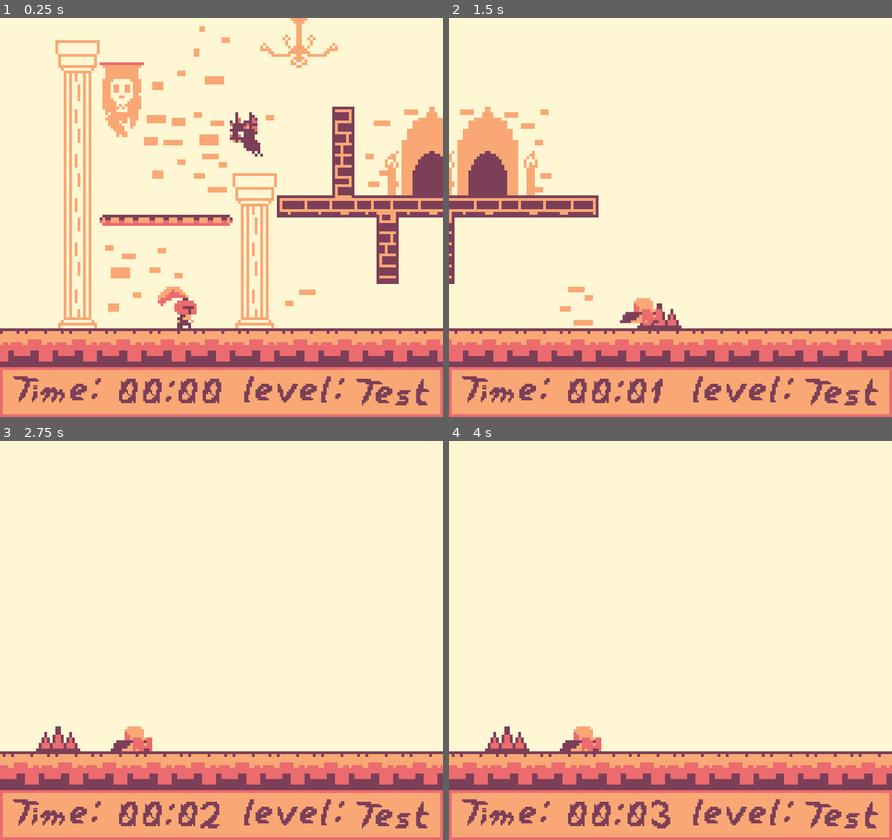
Above: before the commit, frames 1-4 (two rows, left to right).
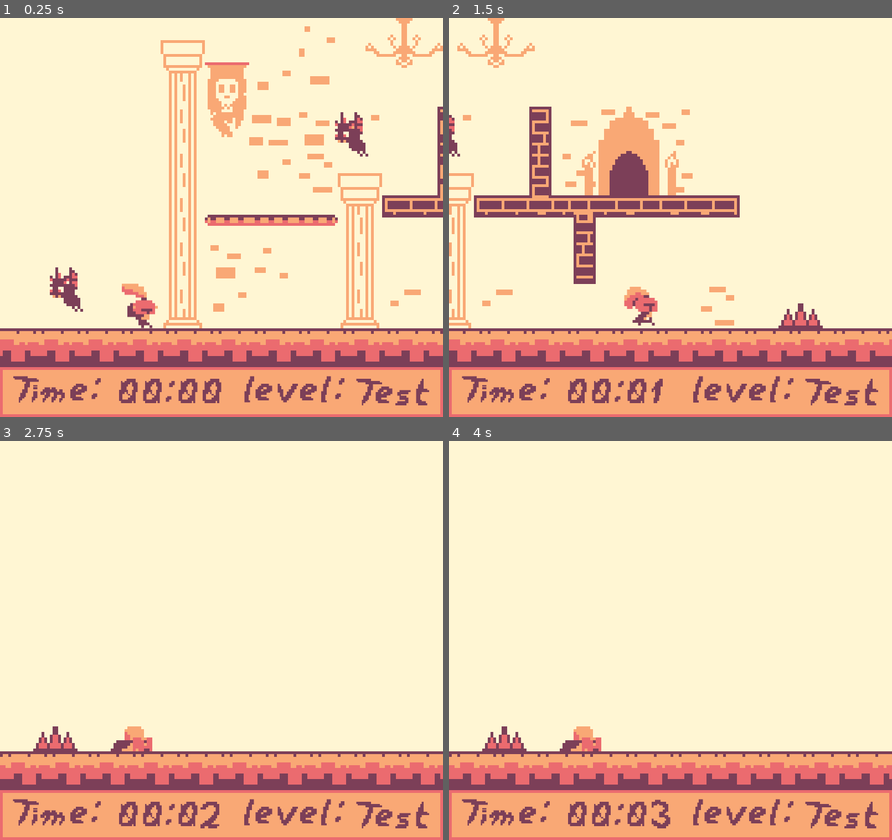
Above: after the commit, the same moments.

Repository: CBurgess97/godot-platformer
Game: Godot game, scene res://Game.tscn
The game is run twice, just before and just after one commit, with the same random seed, the same clock (stepped at 60 frames per second) and the same inputs. This scene is started directly instead of the project's main scene.
Inputs:
- Up to frame 1 (0.25 s): no input
- Up to frame 2 (1.5 s): hold Right (ui_right) from 0.53 s (still down); tap Up (ui_up) at 0.77 s
- Up to frame 3 (2.75 s): tap Up (ui_up) at 1.52 s; release Right (ui_right) at 2.03 s; hold Left (ui_left) from 2.03 s (still down)
- Up to frame 4 (4 s): tap Enter at 2.75 s; release Left (ui_left) at 2.78 s; hold Right (ui_right) from 2.78 s (still down); tap Up (ui_up) at 3.02, 3.77 s; tap Space at 3.5 s

The runs differ from the first frame. In frame 1, 22% of the frame differs, in the area x 0-100%, y 0-97%; in frame 2, 15%; in frame 3, 1.4%; in frame 4, 1.4%.

Commit message:
Decoupled Player from Root Scene

Diff:
--- a/Game.tscn
+++ b/Game.tscn
@@ -1,6 +1,5 @@
-[gd_scene load_steps=7 format=3 uid="uid://d0apchpk7yk1g"]
+[gd_scene load_steps=6 format=3 uid="uid://d0apchpk7yk1g"]
 
-[ext_resource type="PackedScene" uid="uid://bd7qkrisyy24f" path="res://Player/player.tscn" id="1_wbfu4"]
 [ext_resource type="Script" uid="uid://ba6yv38xij2ey" path="res://Levels/level_manager.gd" id="2_sb48q"]
 [ext_resource type="Script" uid="uid://ctxhgryt0aebp" path="res://background.gd" id="4_sb48q"]
 [ext_resource type="Script" uid="uid://b2h6bu434fnig" path="res://camera_2d.gd" id="5_r0x5m"]
@@ -9,22 +8,16 @@
 
 [node name="Game" type="Node2D"]
 
-[node name="Player" parent="." instance=ExtResource("1_wbfu4")]
-texture_filter = 1
-position = Vector2(326, 328)
-
-[node name="LevelManager" type="Node2D" parent="." node_paths=PackedStringArray("player")]
+[node name="LevelManager" type="Node2D" parent="." node_paths=PackedStringArray("camera")]
 script = ExtResource("2_sb48q")
-player = NodePath("../Player")
+camera = NodePath("../Camera2D")
 starting_level = "uid://cjmty4xitway2"
 
-[node name="Node2D" type="Node2D" parent="LevelManager" node_paths=PackedStringArray("player")]
+[node name="Node2D" type="Node2D" parent="LevelManager"]
 script = ExtResource("4_sb48q")
-player = NodePath("../../Player")
 
-[node name="Camera2D" type="Camera2D" parent="." node_paths=PackedStringArray("target", "user_interface")]
+[node name="Camera2D" type="Camera2D" parent="." node_paths=PackedStringArray("user_interface")]
 script = ExtResource("5_r0x5m")
-target = NodePath("../Player")
 user_interface = NodePath("UserInterface")
 
 [node name="UserInterface" parent="Camera2D" node_paths=PackedStringArray("level_manager") instance=ExtResource("6_r0x5m")]
@@ -35,8 +28,7 @@
 level_manager = NodePath("../../LevelManager")
 metadata/_edit_use_anchors_ = true
 
-[node name="DebugLine" type="Node2D" parent="." node_paths=PackedStringArray("target_node")]
+[node name="DebugLine" type="Node2D" parent="."]
 visible = false
 script = ExtResource("5_t88pq")
-target_node = NodePath("../Player")
 trail_length = 400
--- a/Levels/TestLevel1.tscn
+++ b/Levels/TestLevel1.tscn
@@ -1,18 +1,20 @@
-[gd_scene load_steps=7 format=4 uid="uid://cjmty4xitway2"]
+[gd_scene load_steps=8 format=4 uid="uid://cjmty4xitway2"]
 
 [ext_resource type="TileSet" uid="uid://c5q4k17vfyqa0" path="res://Resources/Tiles/castle.tres" id="1_624pj"]
 [ext_resource type="Script" uid="uid://uaqrhl73rrfd" path="res://Levels/level.gd" id="2_bs3lq"]
 [ext_resource type="PackedScene" uid="uid://yphjr527njqo" path="res://Levels/Level Objects/door.tscn" id="2_xy0xx"]
 [ext_resource type="PackedScene" uid="uid://klxhy664vtkd" path="res://Levels/Level Objects/Spikes.tscn" id="5_u1dho"]
 [ext_resource type="TileSet" uid="uid://c1so64ebprpeg" path="res://Resources/Tiles/background_tileset.tres" id="6_nnp38"]
+[ext_resource type="PackedScene" uid="uid://bd7qkrisyy24f" path="res://Player/player.tscn" id="7_brnap"]
 [ext_resource type="PackedScene" uid="uid://cxxsddmhowb2m" path="res://Enemies/Bat.tscn" id="7_nnp38"]
 
-[node name="TestLevel1" type="TileMapLayer"]
+[node name="TestLevel1" type="TileMapLayer" node_paths=PackedStringArray("player")]
 texture_filter = 1
 tile_map_data = PackedByteArray("AAD0/wAAAAAEAAMAAAD1/wAAAAAFAAMAAAD2/wAAAAAFAAMAAAD3/wAAAAAFAAMAAAD4/wAAAAAFAAMAAAD5/w …(57488 unchanged characters)…
 tile_set = ExtResource("1_624pj")
 script = ExtResource("2_bs3lq")
 level_name = "Test"
+player = NodePath("Player")
 
 [node name="Door" parent="." instance=ExtResource("2_xy0xx")]
 position = Vector2(136, -56)
@@ -37,3 +39,6 @@
 
 [node name="Spikes" parent="." instance=ExtResource("5_u1dho")]
 position = Vector2(198, -8)
+
+[node name="Player" parent="." instance=ExtResource("7_brnap")]
+position = Vector2(-6, -21)
--- a/Levels/TestLevel2.tscn
+++ b/Levels/TestLevel2.tscn
@@ -1,15 +1,17 @@
-[gd_scene load_steps=4 format=4 uid="uid://scodd5131rra"]
+[gd_scene load_steps=5 format=4 uid="uid://scodd5131rra"]
 
 [ext_resource type="TileSet" uid="uid://c5q4k17vfyqa0" path="res://Resources/Tiles/castle.tres" id="1_mac7e"]
 [ext_resource type="Script" uid="uid://uaqrhl73rrfd" path="res://Levels/level.gd" id="2_733jg"]
 [ext_resource type="PackedScene" uid="uid://yphjr527njqo" path="res://Levels/Level Objects/door.tscn" id="2_fccse"]
+[ext_resource type="PackedScene" uid="uid://bd7qkrisyy24f" path="res://Player/player.tscn" id="4_mac7e"]
 
-[node name="TestLevel2" type="TileMapLayer"]
+[node name="TestLevel2" type="TileMapLayer" node_paths=PackedStringArray("player")]
 texture_filter = 1
 tile_map_data = PackedByteArray("AAAbAAgAAAAGAAQAAAAbAAcAAAAGAAQAAAAbAAYAAAAGAAQAAAAbAAUAAAADAAQAAAAbAAQAAAADAAQAAAAbAA …(8144 unchanged characters)…
 tile_set = ExtResource("1_mac7e")
 script = ExtResource("2_733jg")
 level_name = "test2"
+player = NodePath("Player")
 
 [node name="Door" parent="." instance=ExtResource("2_fccse")]
 position = Vector2(188, -8)
@@ -17,3 +19,6 @@
 
 [node name="SpawnPoint" type="Node2D" parent="."]
 position = Vector2(122, -22)
+
+[node name="Player" parent="." instance=ExtResource("4_mac7e")]
+position = Vector2(170, -7)
--- a/Levels/level.gd
+++ b/Levels/level.gd
@@ -2,9 +2,12 @@
 class_name Level
 
 @export var level_name: String = ""
+@export_file var level_path: String = ""
+@export var player : Player = null
 
 @onready var level_manager: LevelManager = null
 @onready var spawn_point : Node2D = $SpawnPoint
+
 
 var objects: Array[LevelObject] = []
 
--- a/Levels/level_manager.gd
+++ b/Levels/level_manager.gd
@@ -5,7 +5,7 @@
 @onready var objects: Array[LevelObject] = []
 @onready var current_level: Level = null
 
-@export var player: Player = null
+@export var camera: Camera2D = null
 @export_file var starting_level: String = ""
 
 signal level_changed(level_name: String)
@@ -24,7 +24,7 @@
 	add_child(current_level)
 	current_level.enter_level()
 	level_changed.emit(current_level.level_name)
-	player.move_to(current_level.spawn_point.position)
+	camera.target = current_level.player
 
 	objects.clear()
 
--- a/camera_2d.gd
+++ b/camera_2d.gd
@@ -20,6 +20,8 @@
 	user_interface.initialize()
 
 func _physics_process(delta):
+	if not target:
+		return
 	if track_vertical:
 		real_position.y = lerp(position.y, target.position.y, damping * delta)
 
